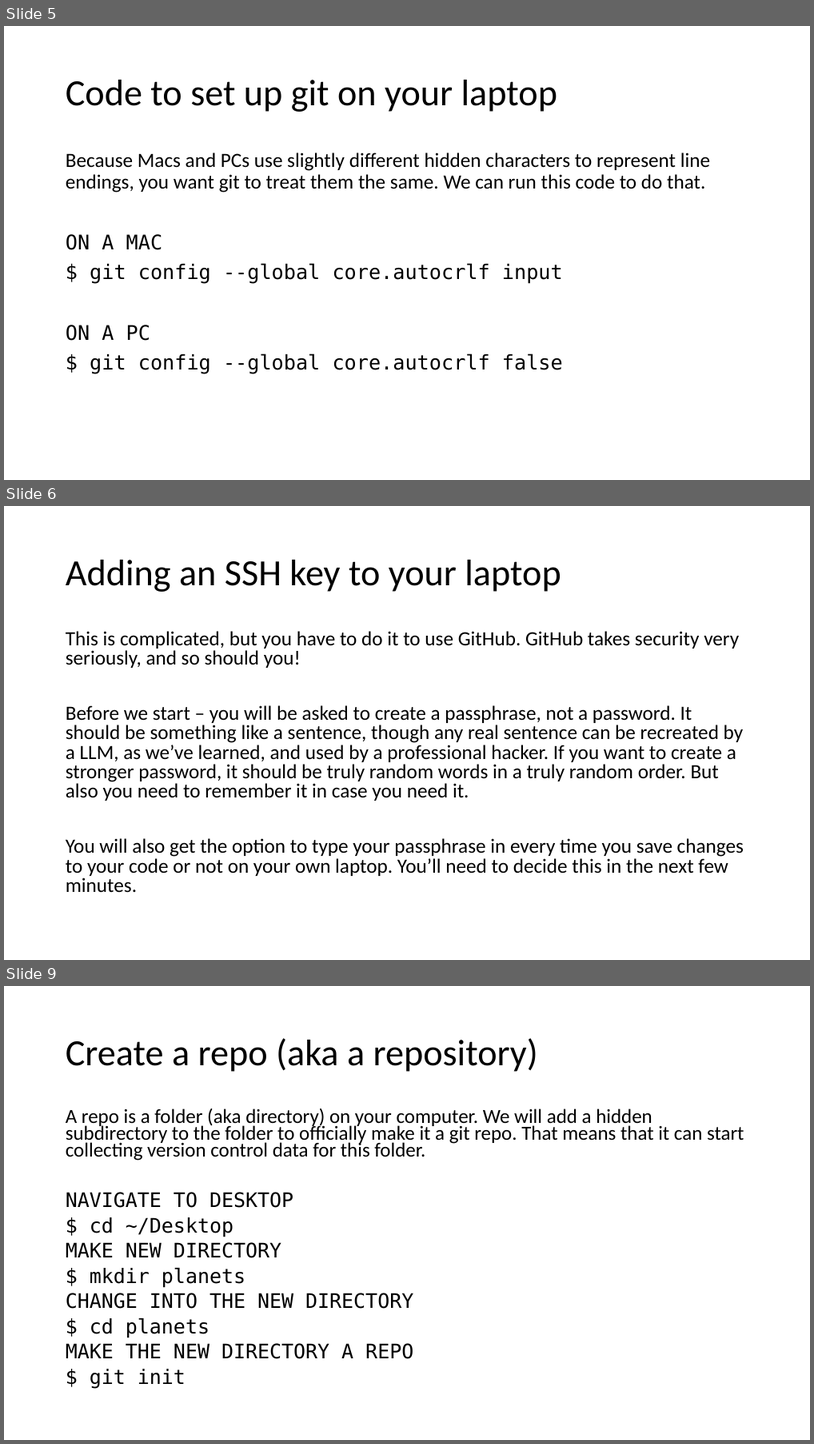
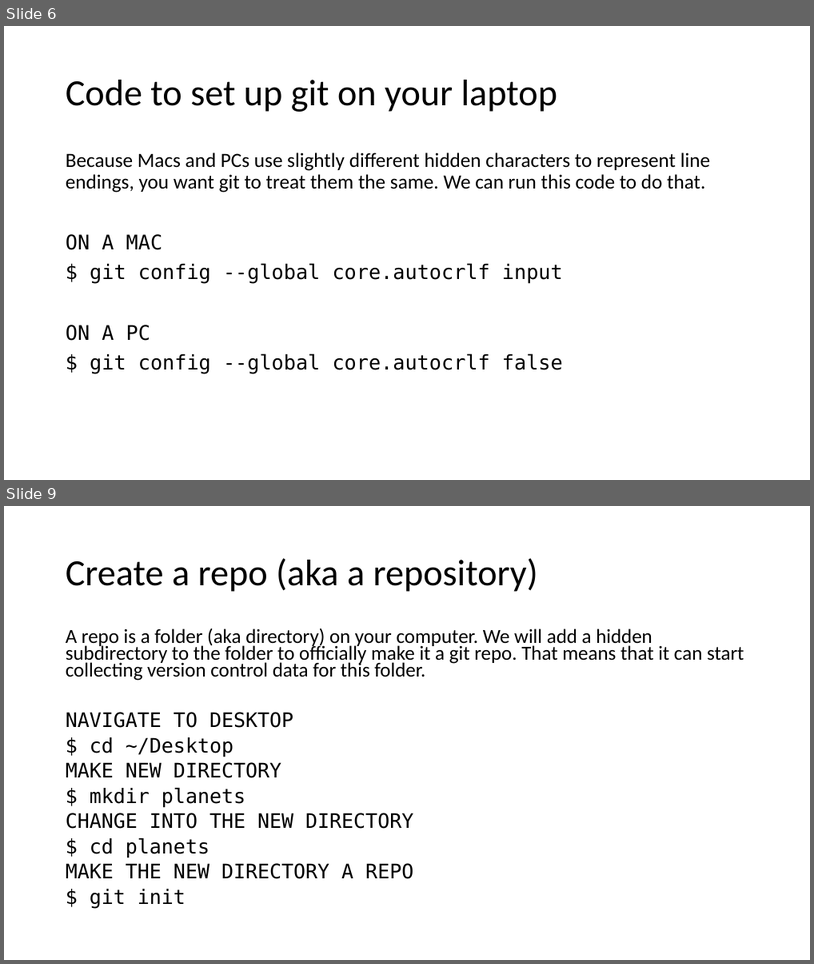
Before and after one commit to nuitrcs/introGit, a slide deck: introGit.pptx. Shown one above the other, each under a label of ours: slides 5, 6 and 9 before the commit, slides 6 and 9 after it; the slides between them are not shown. The pictures are 814x1444 and 814x964 pixels, drawn with LibreOffice and Linux fonts; fonts in the diff are those of the drawing. Boxes give left, top, right and bottom in pixels: in the first picture for what was removed or moved away, otherwise in the second. Text is boxed around its words. In the diff, an @@ line names an element or a change of style, - is before the commit and + after.

```diff
--- a/introGit.pptx
+++ b/introGit.pptx
@@ slide 6 removed at [4, 506, 810, 960], background #FFFFFF @@
@@ title removed at [66, 560, 561, 592] @@
-Adding an SSH key to your laptop
@@ text removed at [66, 631, 744, 892] @@
-This is complicated, but you have to do it to use GitHub. GitHub takes security very seriously, and so should you!
-Before we start – you will be asked to create a passphrase, not a password. It should be something like a sentence, though any real sentence can be recreated by a LLM, as we’ve learned, and used by a professional hacker. If you want to create a stronger password, it should be truly random words in a truly random order. But also you need to remember it in case you need it.
-You will also get the option to type your passphrase in every time you save changes to your code or not on your own laptop. You’ll need to decide this in the next few minutes.
@@ what was slide 5 is now slide 6 @@
```
Also in this commit, not shown: 9 slides changed, 4 slides added, 1 other slide removed.
